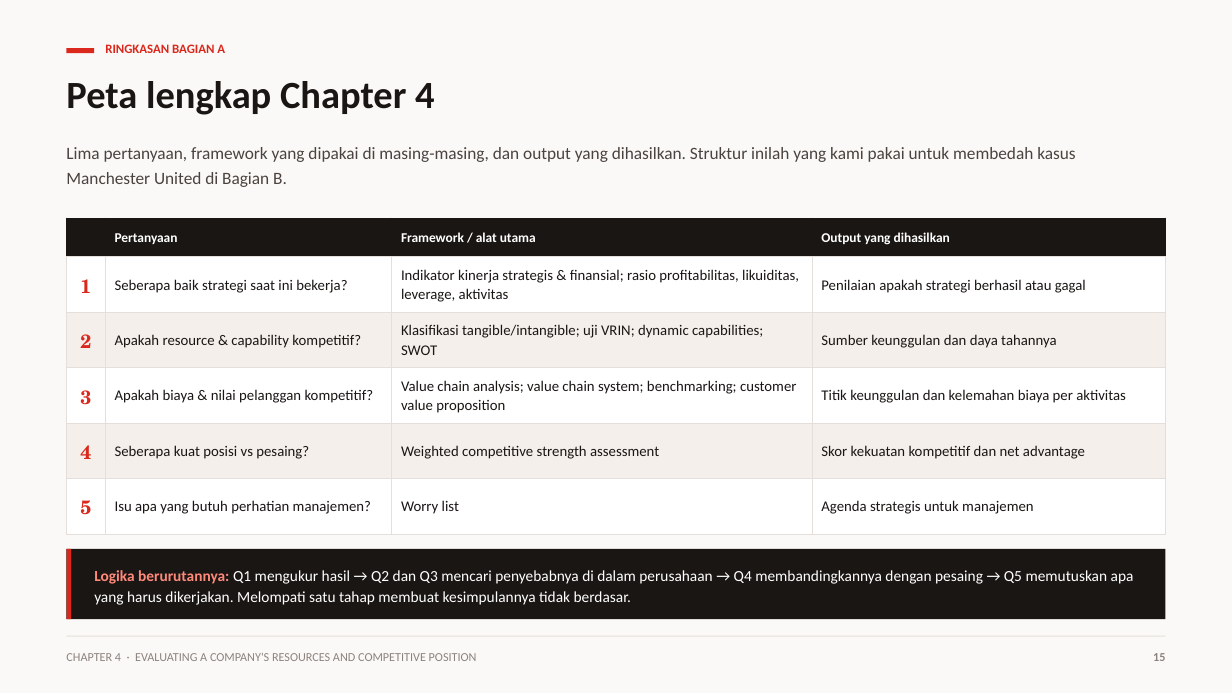
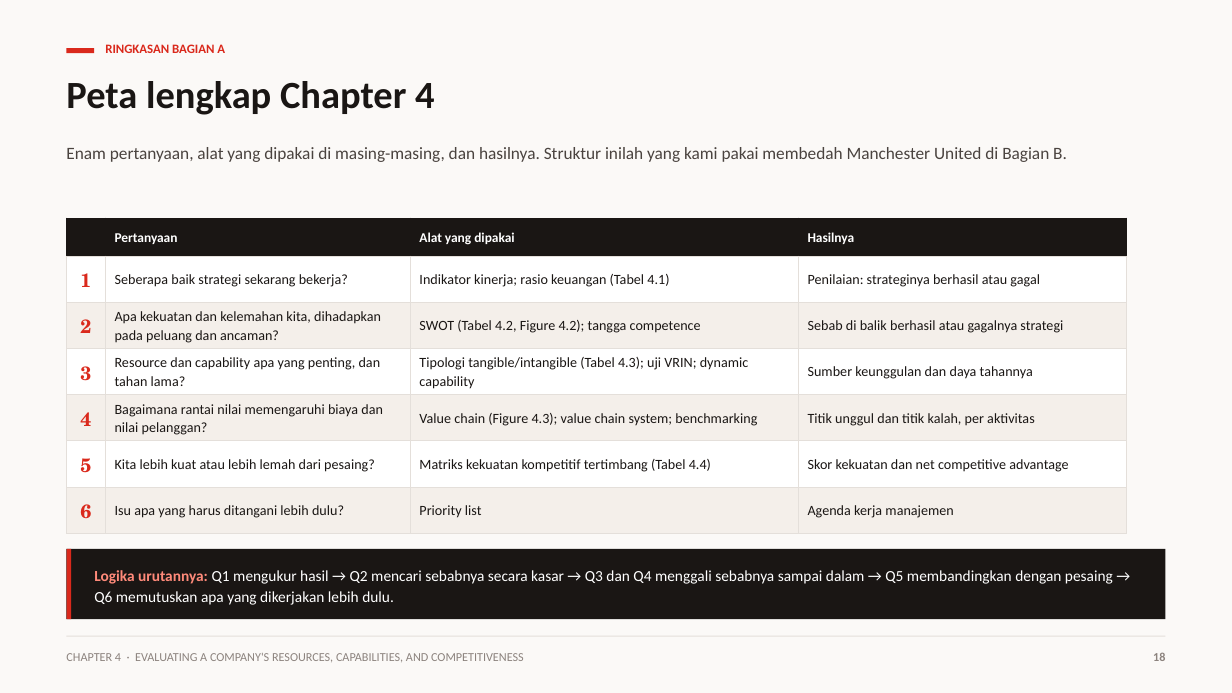
Before and after one commit to aslihabnuri/Dom-Manipulation, a slide deck: slide 18 of strategic-management-manchester-united/Kelompok 4 - Strategic Management - Chapter 4 & Manchester United.pptx (slide 15 before the commit). Drawn at 1232x693 pixels with LibreOffice and Linux fonts; fonts in the diff are those of the drawing. Boxes give left, top, right and bottom in pixels: in the first picture for what was removed or moved away, otherwise in the second. Text is boxed around its words. In the diff, an @@ line names an element or a change of style, - is before the commit and + after.

```diff
--- a/strategic-management-manchester-united/Kelompok 4 - Strategic Management - Chapter 4 & Manchester United.pptx
+++ b/strategic-management-manchester-united/Kelompok 4 - Strategic Management - Chapter 4 & Manchester United.pptx
@@ text at bbox=[66, 147, 1067, 162]: text changed @@
-Lima pertanyaan, framework yang dipakai di masing-masing, dan output yang dihasilkan. Struktur inilah yang kami pakai untuk membedah kasus Manchester United di Bagian B.
+Enam pertanyaan, alat yang dipakai di masing-masing, dan hasilnya. Struktur inilah yang kami pakai membedah Manchester United di Bagian B.
@@ table at bbox=[67, 218, 1127, 532] @@
-row 1:  | Pertanyaan | Framework / alat utama | Output yang dihasilkan
-row 2: 1 | Seberapa baik strategi saat ini bekerja? | Indikator kinerja strategis & finansial; rasio profitabilitas, likuiditas, leverage, aktivitas | Penilaian apakah strategi berhasil atau gagal
-row 3: 2 | Apakah resource & capability kompetitif? | Klasifikasi tangible/intangible; uji VRIN; dynamic capabilities; SWOT | Sumber keunggulan dan daya tahannya
-row 4: 3 | Apakah biaya & nilai pelanggan kompetitif? | Value chain analysis; value chain system; benchmarking; customer value proposition | Titik keunggulan dan kelemahan biaya per aktivitas
-row 5: 4 | Seberapa kuat posisi vs pesaing? | Weighted competitive strength assessment | Skor kekuatan kompetitif dan net advantage
-row 6: 5 | Isu apa yang butuh perhatian manajemen? | Worry list | Agenda strategis untuk manajemen
+row 1:  | Pertanyaan | Alat yang dipakai | Hasilnya
+row 2: 1 | Seberapa baik strategi sekarang bekerja? | Indikator kinerja; rasio keuangan (Tabel 4.1) | Penilaian: strateginya berhasil atau gagal
+row 3: 2 | Apa kekuatan dan kelemahan kita, dihadapkan pada peluang dan ancaman? | SWOT (Tabel 4.2, Figure 4.2); tangga competence | Sebab di balik berhasil atau gagalnya strategi
+row 4: 3 | Resource dan capability apa yang penting, dan tahan lama? | Tipologi tangible/intangible (Tabel 4.3); uji VRIN; dynamic capability | Sumber keunggulan dan daya tahannya
+row 5: 4 | Bagaimana rantai nilai memengaruhi biaya dan nilai pelanggan? | Value chain (Figure 4.3); value chain system; benchmarking | Titik unggul dan titik kalah, per aktivitas
+row 6: 5 | Kita lebih kuat atau lebih lemah dari pesaing? | Matriks kekuatan kompetitif tertimbang (Tabel 4.4) | Skor kekuatan dan net competitive advantage
+row 7: 6 | Isu apa yang harus ditangani lebih dulu? | Priority list | Agenda kerja manajemen
@@ table: place and size @@
-table at bbox=[67, 218, 1165, 534]
+table at bbox=[67, 218, 1127, 532]
@@ text at bbox=[94, 570, 1113, 605]: text changed @@
-Logika berurutannya: Q1 mengukur hasil → Q2 dan Q3 mencari penyebabnya di dalam perusahaan → Q4 membandingkannya dengan pesaing → Q5 memutuskan apa yang harus dikerjakan. Melompati satu tahap membuat kesimpulannya tidak berdasar.
+Logika urutannya: Q1 mengukur hasil → Q2 mencari sebabnya secara kasar → Q3 dan Q4 menggali sebabnya sampai dalam → Q5 membandingkan dengan pesaing → Q6 memutuskan apa yang dikerjakan lebih dulu.
@@ text at bbox=[66, 653, 524, 662]: text changed @@
-CHAPTER 4 · EVALUATING A COMPANY'S RESOURCES AND COMPETITIVE POSITION
+CHAPTER 4 · EVALUATING A COMPANY'S RESOURCES, CAPABILITIES, AND COMPETITIVENESS
```
Also in this commit, not shown: 17 other slides changed, 14 slides added, 14 slides removed, 5 other files.
